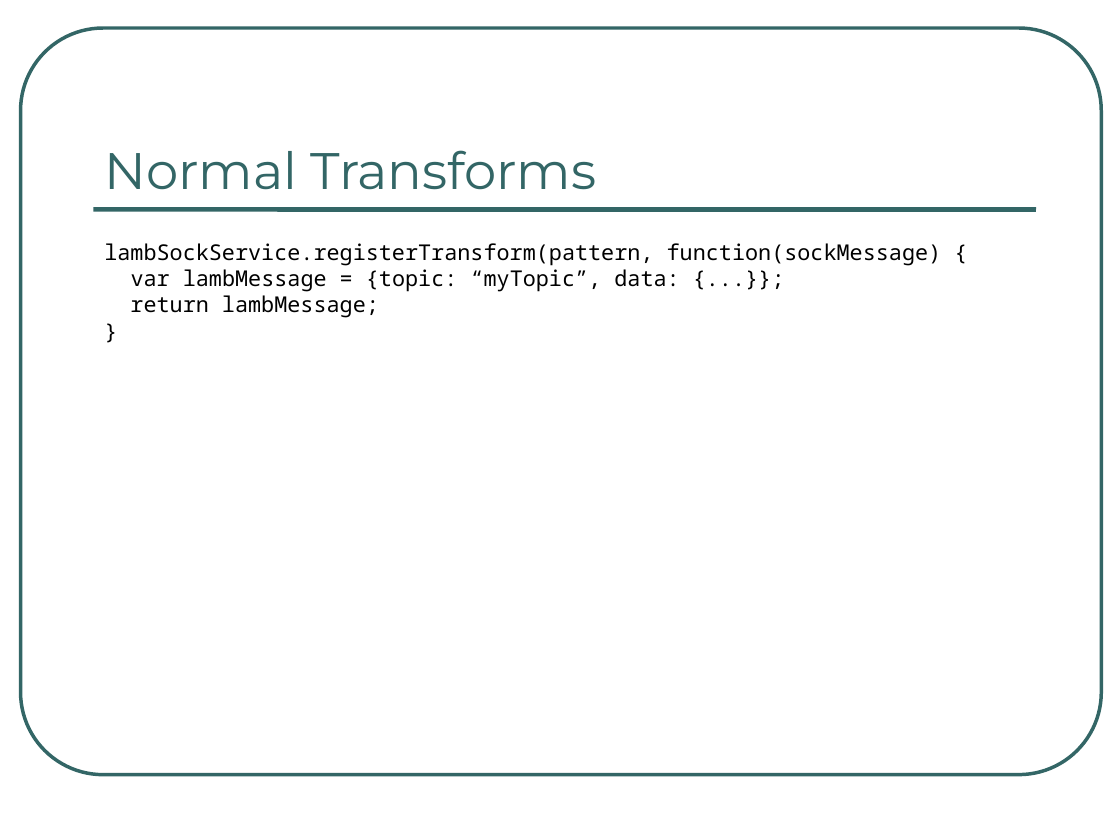
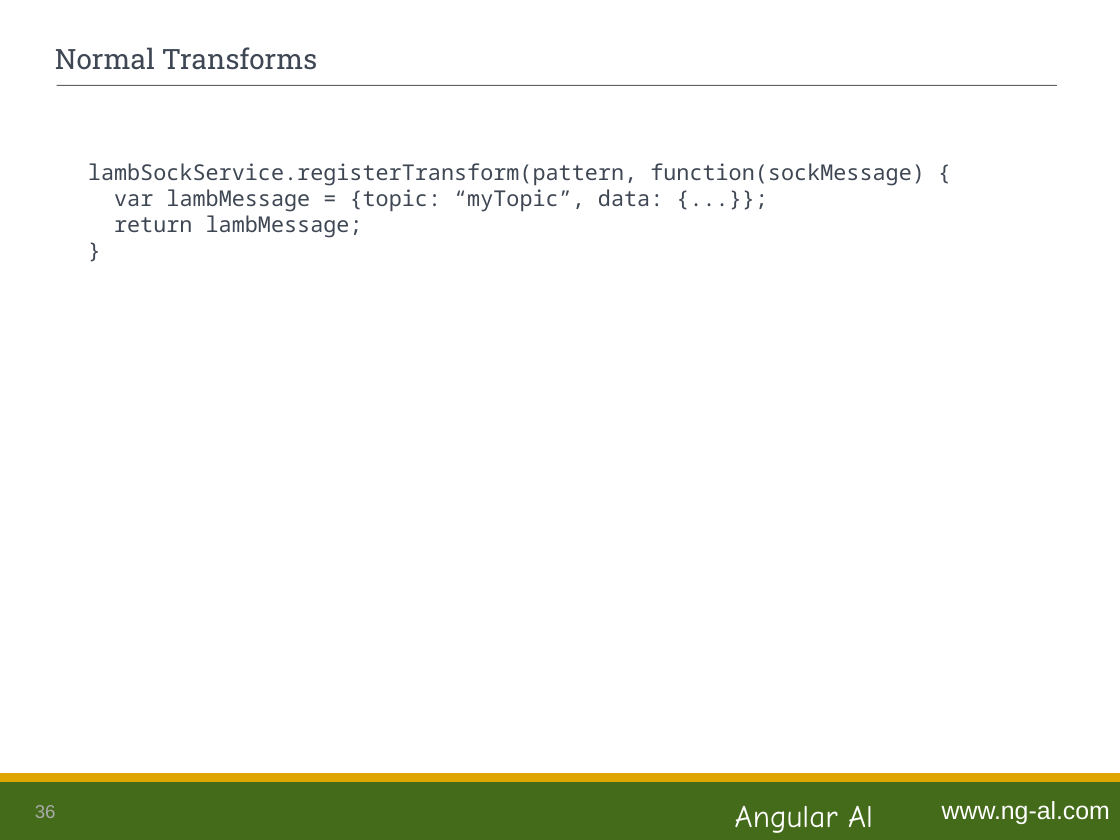
Before and after one commit to ng-al/LambSampleApp, a slide deck: slide 36 of Lamb.ppt (slide 35 before the commit). Drawn at 1120x840 pixels with LibreOffice and Linux fonts; fonts in the diff are those of the drawing. Boxes give left, top, right and bottom in pixels: in the first picture for what was removed or moved away, otherwise in the second. Text is boxed around its words. In the diff, an @@ line names an element or a change of style, - is before the commit and + after.

```diff
--- a/Lamb.ppt
+++ b/Lamb.ppt
@@ rounded rectangle removed at [20,28,1101,775] @@
@@ title "Normal Transforms": place and size @@
-title "Normal Transforms" at [105,150,597,190]
+title "Normal Transforms" at [55,47,317,70]
@@ title "Normal Transforms" at [55,47,317,70]: size 33 to 18 pt, font Montserrat to Roboto Slab, text colour #336666 to #3E4753; vertical alignment bottom to middle @@
@@ line moved from (93, 209) - (1036, 209) to (57, 85) - (1057, 85) @@
@@ line (57, 85) - (1057, 85): stroke #336666 3 pt to #626366 0.74 pt @@
@@ text "lambSockService.registerTransform(pattern, function(sockMess ...": place and size @@
-text "lambSockService.registerTransform(pattern, function(sockMess ..." at [104,243,942,318]
+text "lambSockService.registerTransform(pattern, function(sockMess ..." at [88,163,925,238]
@@ text "lambSockService.registerTransform(pattern, function(sockMess ..." at [88,163,925,238]: text colour #000000 to #3E4753 @@
@@ rectangle added at [0,778,1120,840], fill #446B19 @@
@@ rectangle added at [0,775,1120,781], fill #DFA602, outline #DFA602 2.01 pt @@
@@ page number added at [35,805,56,818], 12 pt, text #AAABAC @@
+36
@@ text added at [735,805,873,833], 20 pt, text #FFFFFF @@
+Angular Al
@@ text added at [942,801,1110,824], 16 pt, text #FFFFFF @@
+www.ng-al.com
```
Also in this commit, not shown: 37 other slides changed, 1 slide added, 1 other file.
